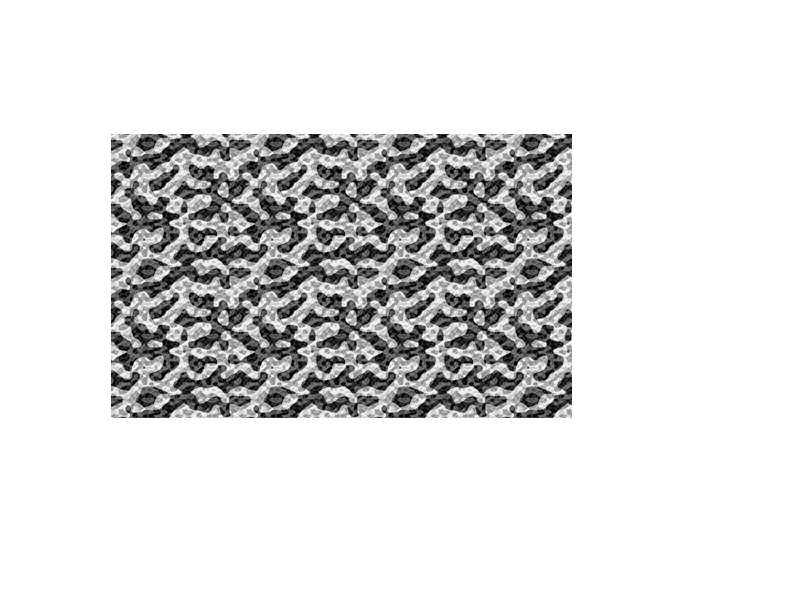
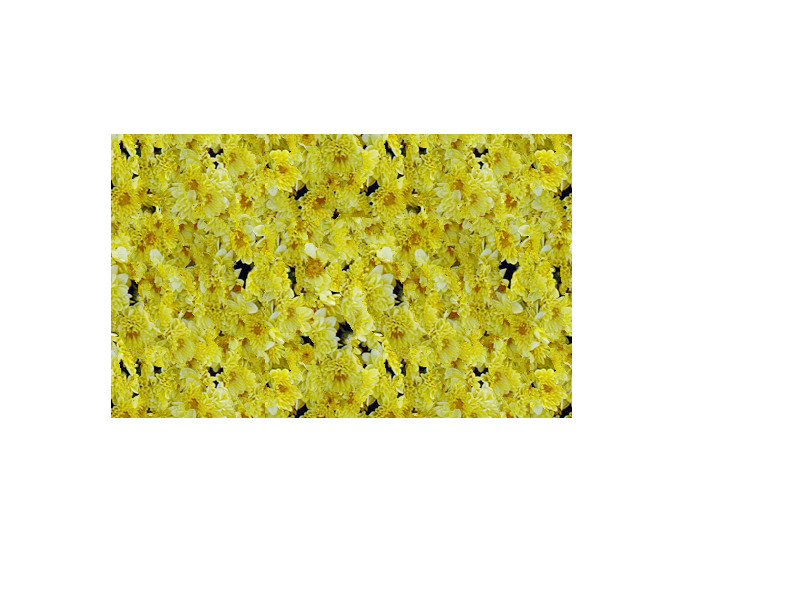
Before/after of a 800 × 600 layered artwork. What changed in the layer stack:
painted on "Ebene 2" over (x1=111, y1=134, x2=572, y2=418)
